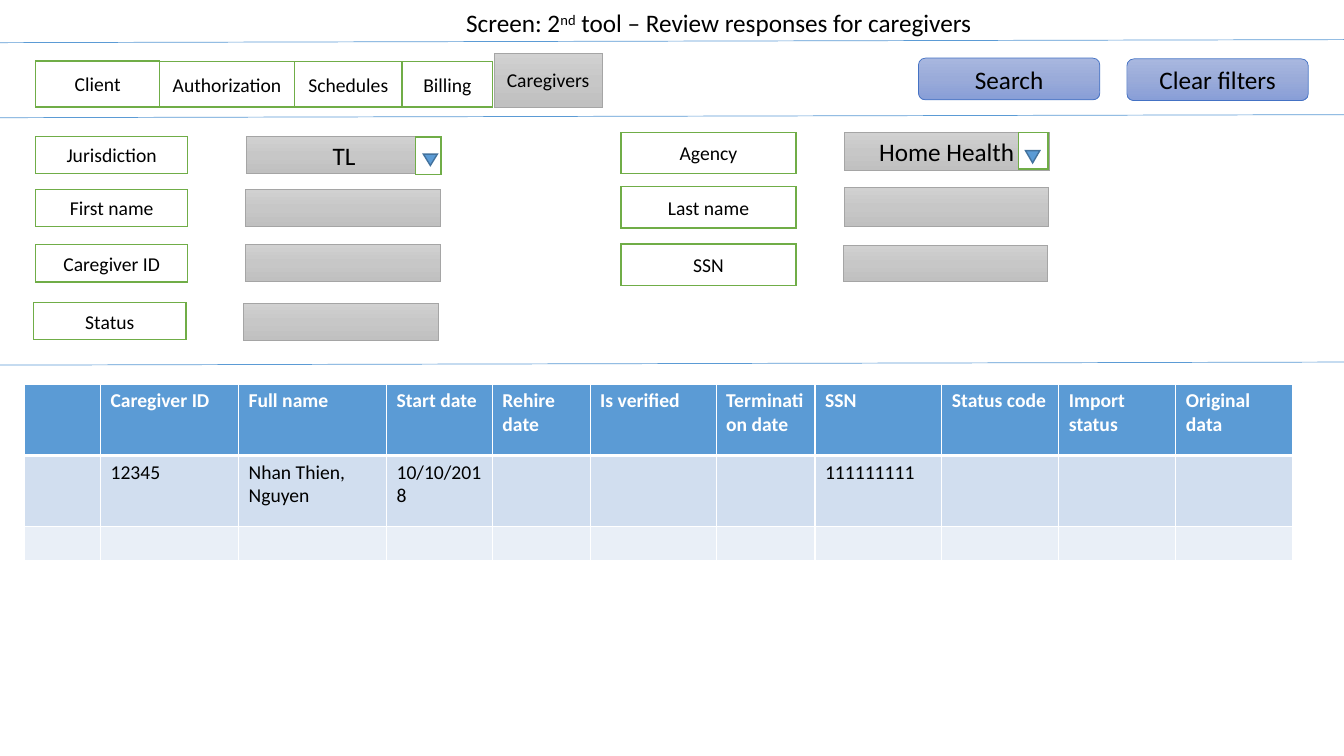
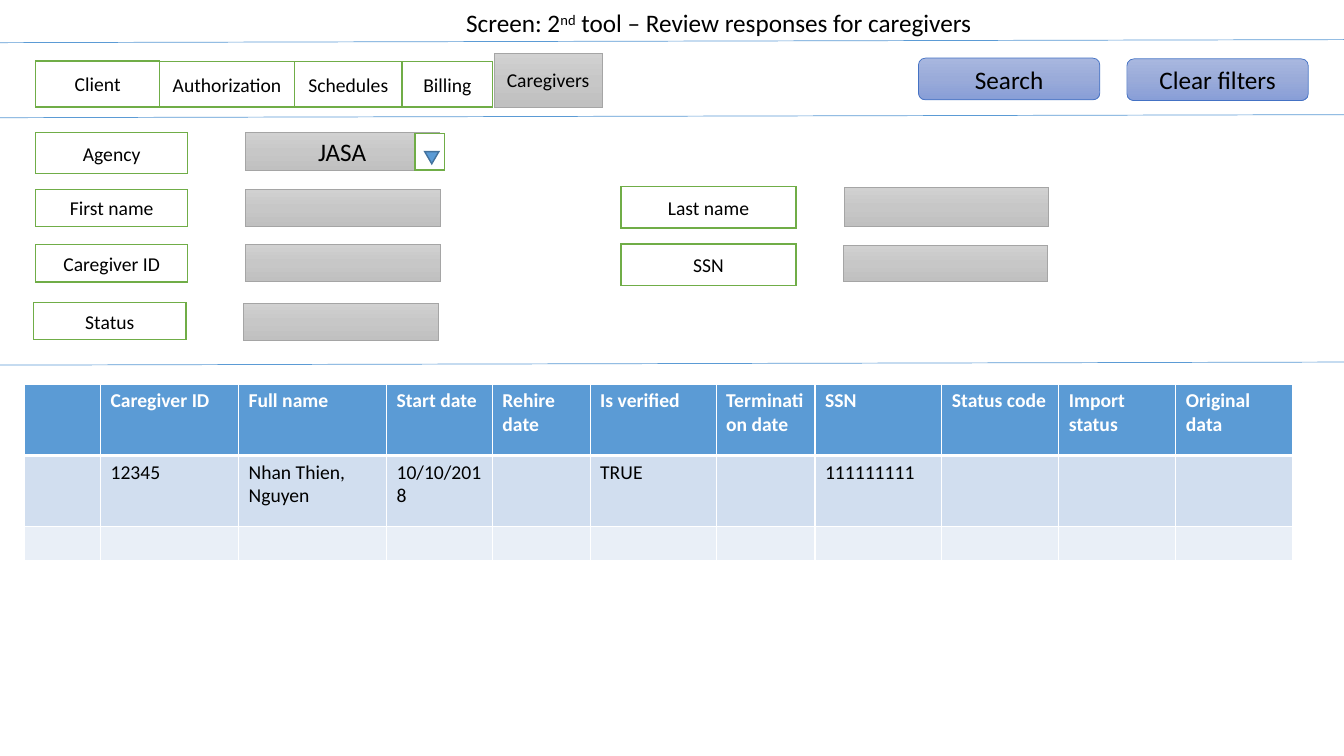
Before and after one commit to thiennhank9/Tool-tier-3, a slide deck: slide 16 of tool_tier3_docs/sreens.pptx. Drawn at 1344x756 pixels with LibreOffice and Linux fonts; fonts in the diff are those of the drawing. Boxes give left, top, right and bottom in pixels: in the first picture for what was removed or moved away, otherwise in the second. Text is boxed around its words. In the diff, an @@ line names an element or a change of style, - is before the commit and + after.

```diff
--- a/tool_tier3_docs/sreens.pptx
+++ b/tool_tier3_docs/sreens.pptx
@@ rectangle "Agency": place and size @@
-rectangle "Agency" at (621, 132, 797, 173)
+rectangle "Agency" at (35, 132, 188, 173)
@@ rectangle removed at (35, 136, 188, 173) @@
-Jurisdiction
@@ rectangle added at (245, 132, 439, 170), fill gradient #D2D2D2 to #C8C8C8 to #C0C0C0, outline #A5A5A5 0.5 pt, 18 pt, text #000000 @@
+JASA
@@ rectangle removed at (246, 136, 442, 173) @@
-TL
@@ rectangle: place and size @@
-rectangle at (1018, 132, 1048, 168)
+rectangle at (415, 133, 445, 169)
@@ rectangle removed at (416, 137, 442, 174) @@
@@ rectangle removed at (845, 132, 1050, 170) @@
-Home Health
@@ flow chart merge removed at (423, 154, 438, 165) @@
@@ flow chart merge: place and size @@
-flow chart merge at (1025, 151, 1040, 163)
+flow chart merge at (424, 151, 439, 163)
@@ table at (25, 384, 1294, 561) @@
-row 2, column 6: 
+row 2, column 6: TRUE
```
Also in this commit, not shown: 6 other slides changed, 8 other files.
